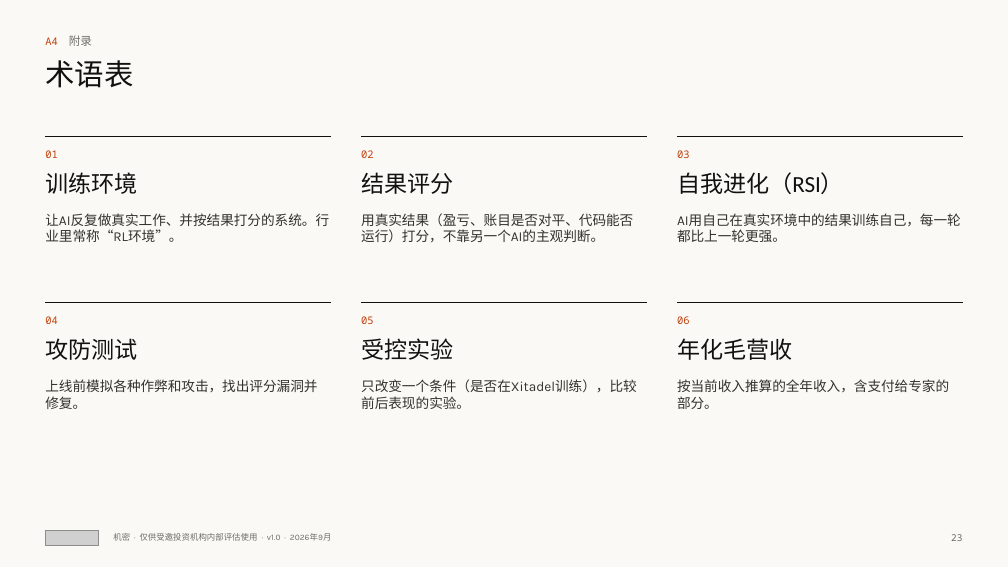
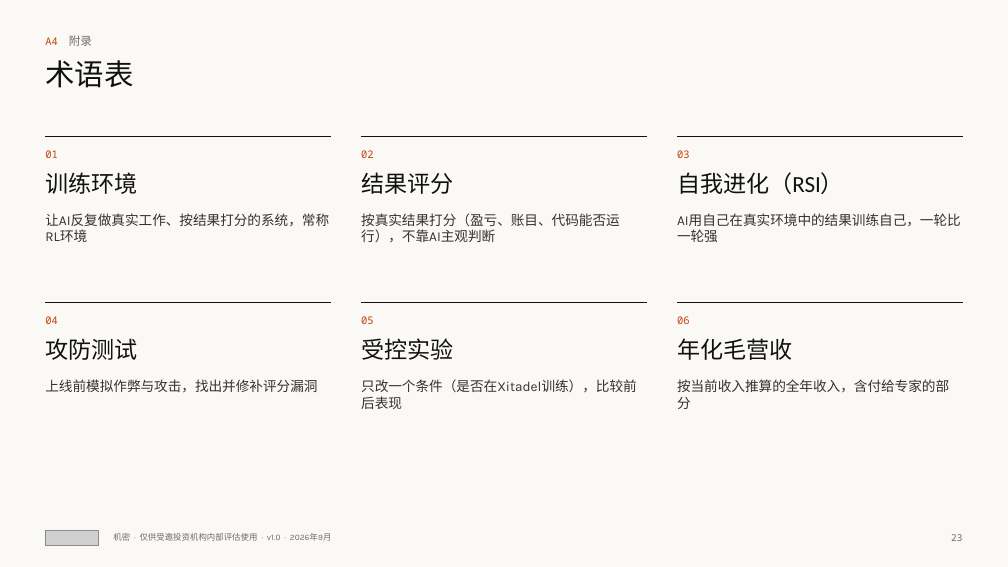
Before and after one commit to wangchen0802/Delta1, a slide deck: slide 23 of SimReal-BP-v17.pptx. Drawn at 1008x567 pixels with LibreOffice and Linux fonts; fonts in the diff are those of the drawing; grey boxes stand for pictures. Boxes give left, top, right and bottom in pixels: in the first picture for what was removed or moved away, otherwise in the second. Text is boxed around its words. In the diff, an @@ line names an element or a change of style, - is before the commit and + after.

```diff
--- a/SimReal-BP-v17.pptx
+++ b/SimReal-BP-v17.pptx
@@ text at [45,213,329,242]: text changed @@
-让AI反复做真实工作、并按结果打分的系统。行业里常称“RL环境”。
+让AI反复做真实工作、按结果打分的系统，常称RL环境
@@ text at [361,213,620,242]: text changed @@
-用真实结果（盈亏、账目是否对平、代码能否运行）打分，不靠另一个AI的主观判断。
+按真实结果打分（盈亏、账目、代码能否运行），不靠AI主观判断
@@ text at [677,213,961,242]: text changed @@
-AI用自己在真实环境中的结果训练自己，每一轮都比上一轮更强。
+AI用自己在真实环境中的结果训练自己，一轮比一轮强
@@ text at [45,379,317,392]: text changed @@
-上线前模拟各种作弊和攻击，找出评分漏洞并修复。
+上线前模拟作弊与攻击，找出并修补评分漏洞
@@ text at [361,379,637,409]: text changed @@
-只改变一个条件（是否在Xitadel训练），比较前后表现的实验。
+只改一个条件（是否在Xitadel训练），比较前后表现
@@ text at [677,379,949,409]: text changed @@
-按当前收入推算的全年收入，含支付给专家的部分。
+按当前收入推算的全年收入，含付给专家的部分
```
Also in this commit, not shown: 17 other slides changed, 2 other files.
